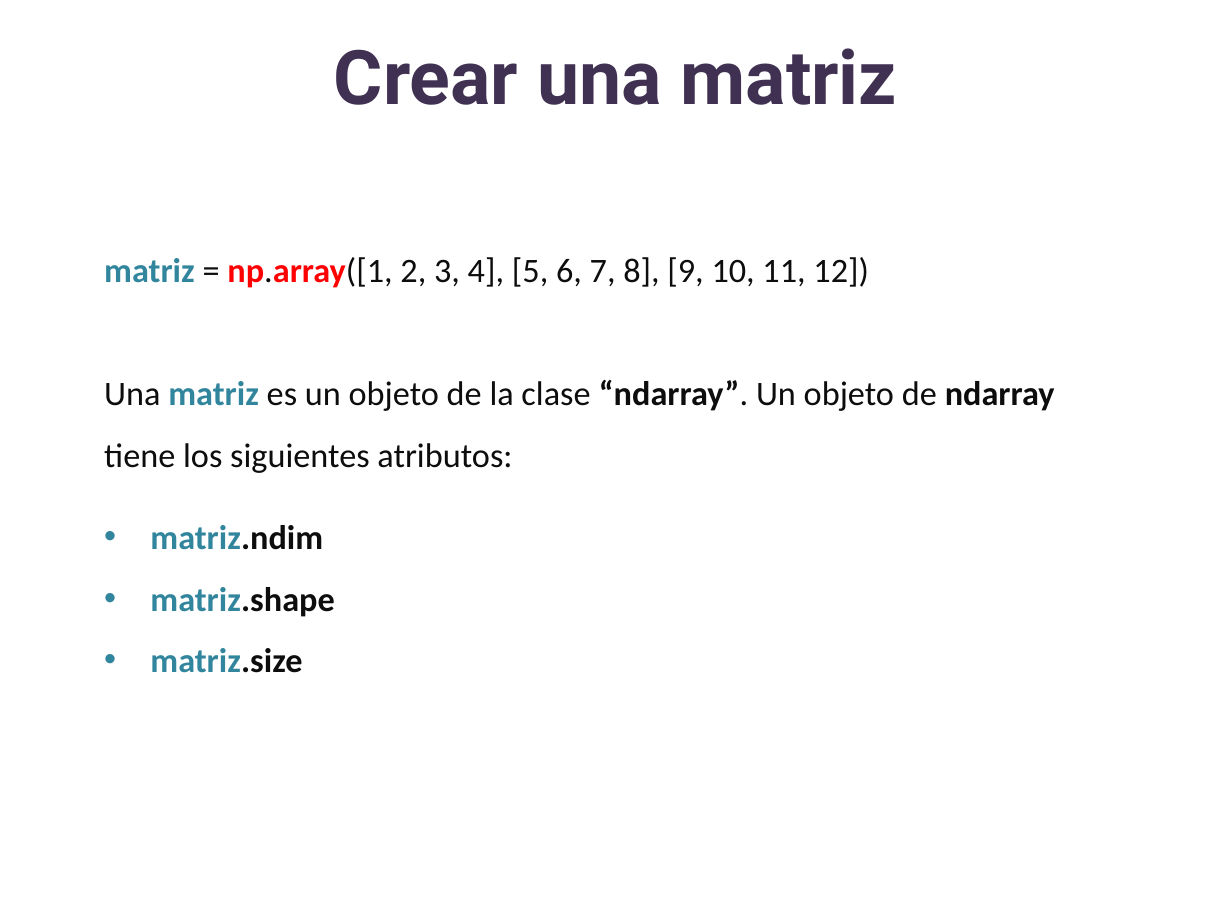
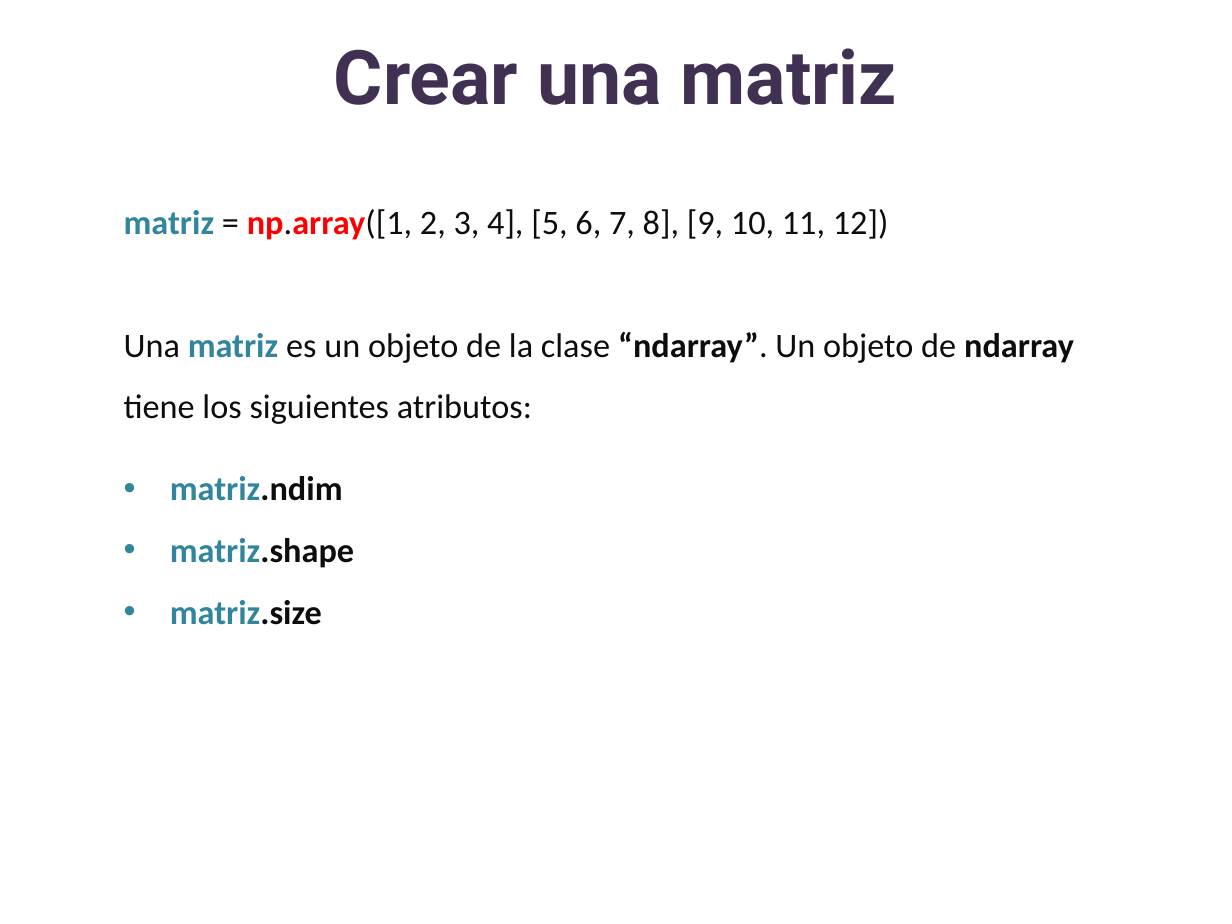
Before and after one commit to lizetheP/Analitica, a slide deck: slide 5 of CalendarioAgo2022/presentaciones/21_Matrices.pptx. Drawn at 1232x924 pixels with LibreOffice and Linux fonts; fonts in the diff are those of the drawing. Boxes give left, top, right and bottom in pixels: in the first picture for what was removed or moved away, otherwise in the second. Text is boxed around its words. In the diff, an @@ line names an element or a change of style, - is before the commit and + after.

```diff
--- a/CalendarioAgo2022/presentaciones/21_Matrices.pptx
+++ b/CalendarioAgo2022/presentaciones/21_Matrices.pptx
@@ text "matriz = np.array([1, 2, 3, ...": place and size @@
-text "matriz = np.array([1, 2, 3, ..." at (104,257,1055,673)
+text "matriz = np.array([1, 2, 3, ..." at (124,209,1074,625)
```
Also in this commit, not shown: 4 other slides changed, 1 slide added, 2 other files.
